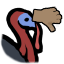
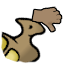
Comparing the layer stacks of the two 64 × 64 images. Changes:
added layer "Boom" above "Squawk" over [left=0, top=17, right=47, bottom=64]
hid "Squawk" over [left=0, top=7, right=43, bottom=64]
